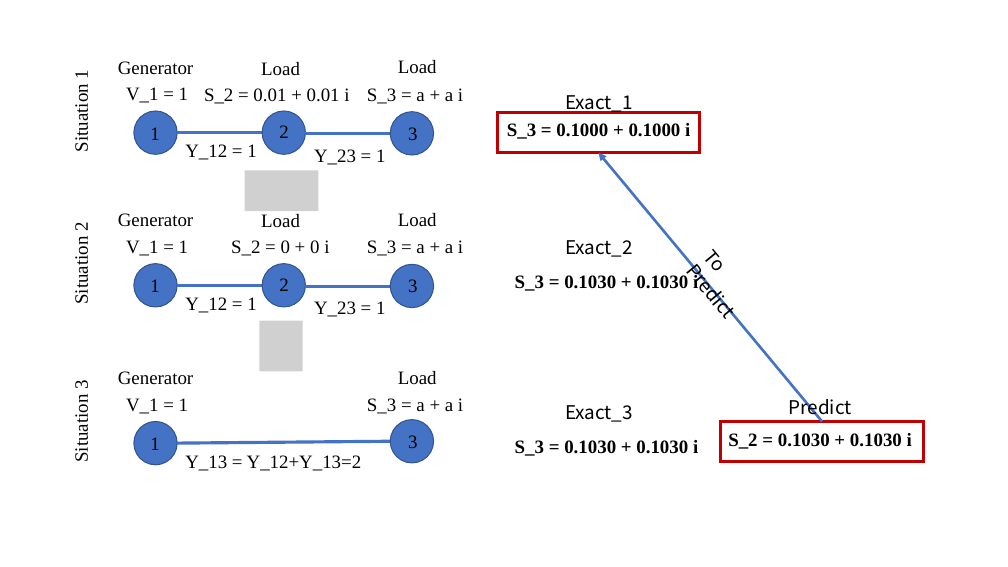
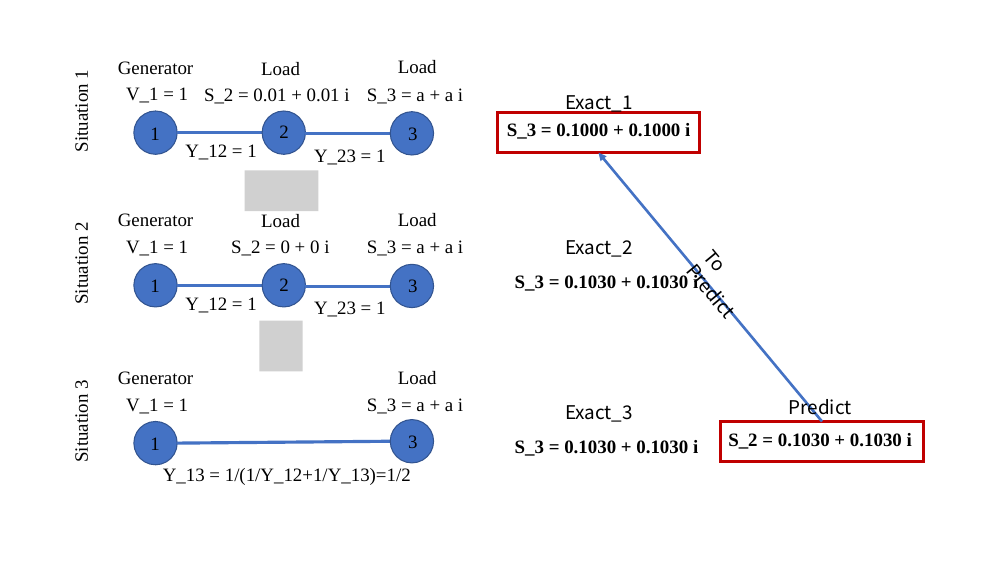
Before and after one commit to hongshen-zhang/Voltage_Collapse_AC_model, a slide deck: slide 1 of Three_node_situation/Three_node_easy.pptx. Drawn at 1008x567 pixels with LibreOffice and Linux fonts; fonts in the diff are those of the drawing; grey boxes stand for pictures. Boxes give left, top, right and bottom in pixels: in the first picture for what was removed or moved away, otherwise in the second. Text is boxed around its words. In the diff, an @@ line names an element or a change of style, - is before the commit and + after.

```diff
--- a/Three_node_situation/Three_node_easy.pptx
+++ b/Three_node_situation/Three_node_easy.pptx
@@ text at [163,468,411,485]: text changed @@
-Y_13 = Y_12+Y_13=2
+Y_13 = 1/(1/Y_12+1/Y_13)=1/2
```
Also in this commit, not shown: 11 other files.
